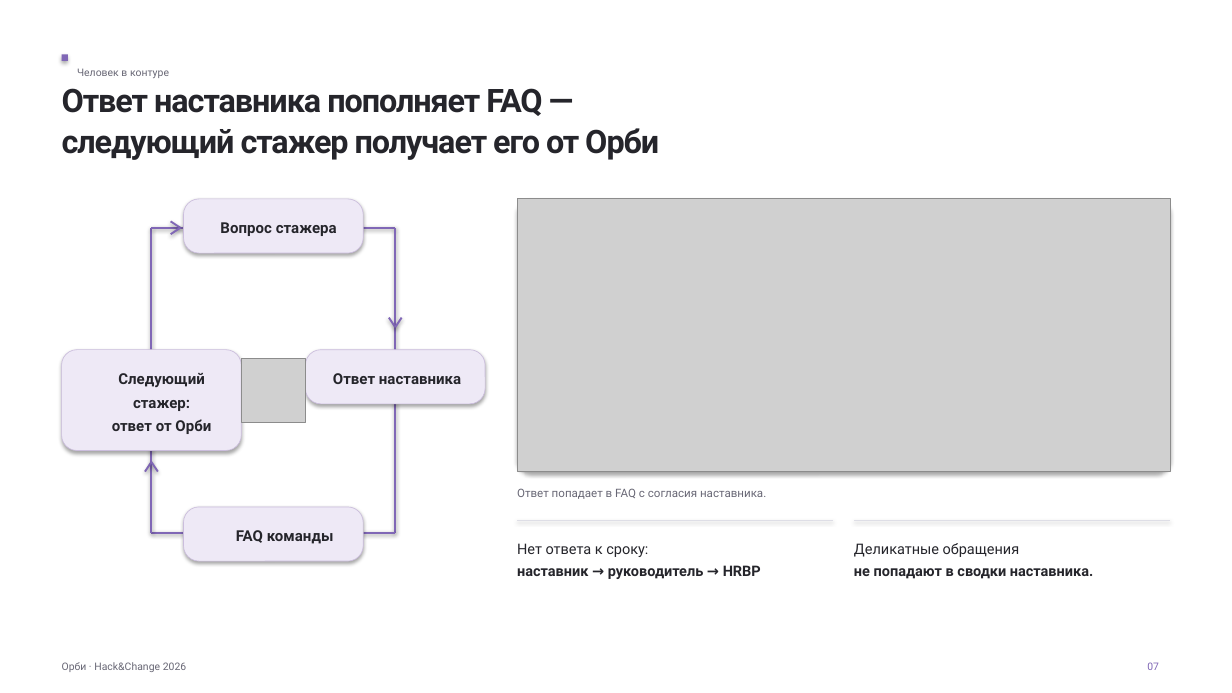
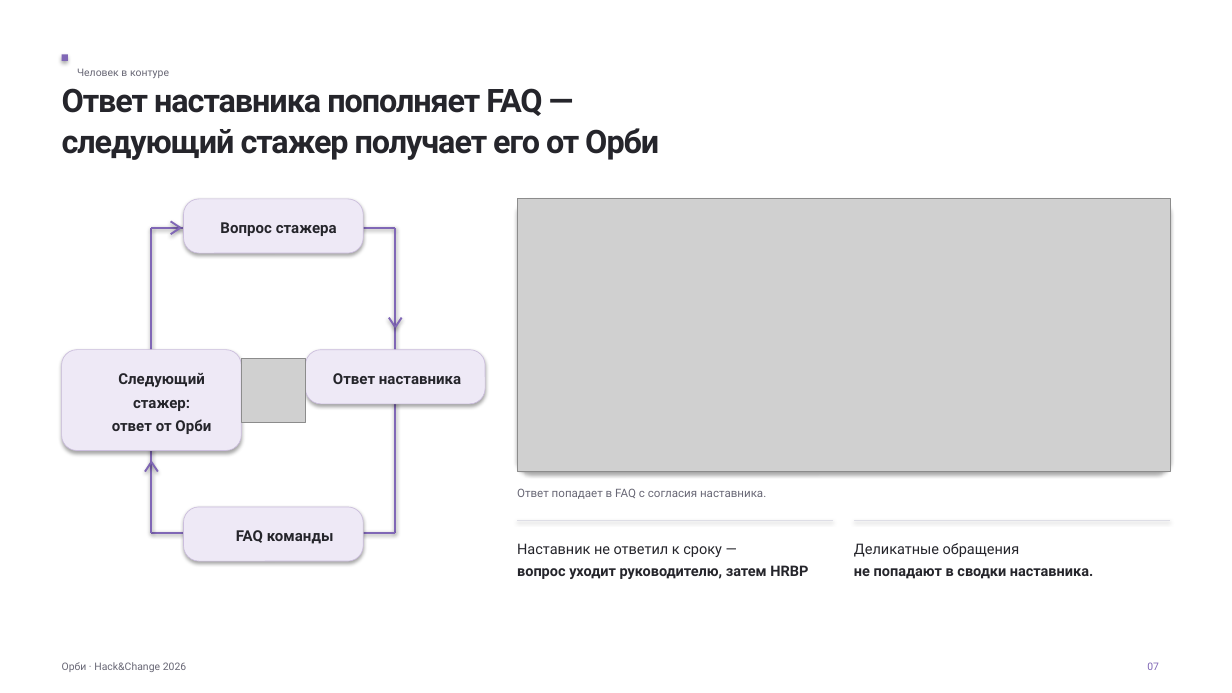
Before and after one commit to luhgeek1/avito-helpus, a slide deck: slide 7 of docs/presentation/orbi-presentation.pptx. Drawn at 1232x693 pixels with LibreOffice and Linux fonts; fonts in the diff are those of the drawing; grey boxes stand for pictures. Boxes give left, top, right and bottom in pixels: in the first picture for what was removed or moved away, otherwise in the second. Text is boxed around its words. In the diff, an @@ line names an element or a change of style, - is before the commit and + after.

```diff
--- a/docs/presentation/orbi-presentation.pptx
+++ b/docs/presentation/orbi-presentation.pptx
@@ text at bbox=[517, 543, 808, 579]: text changed @@
-Нет ответа к сроку:
-наставник → руководитель → HRBP
+Наставник не ответил к сроку —
+вопрос уходит руководителю, затем HRBP
```
Also in this commit, not shown: 15 other slides changed, 4 other files.
